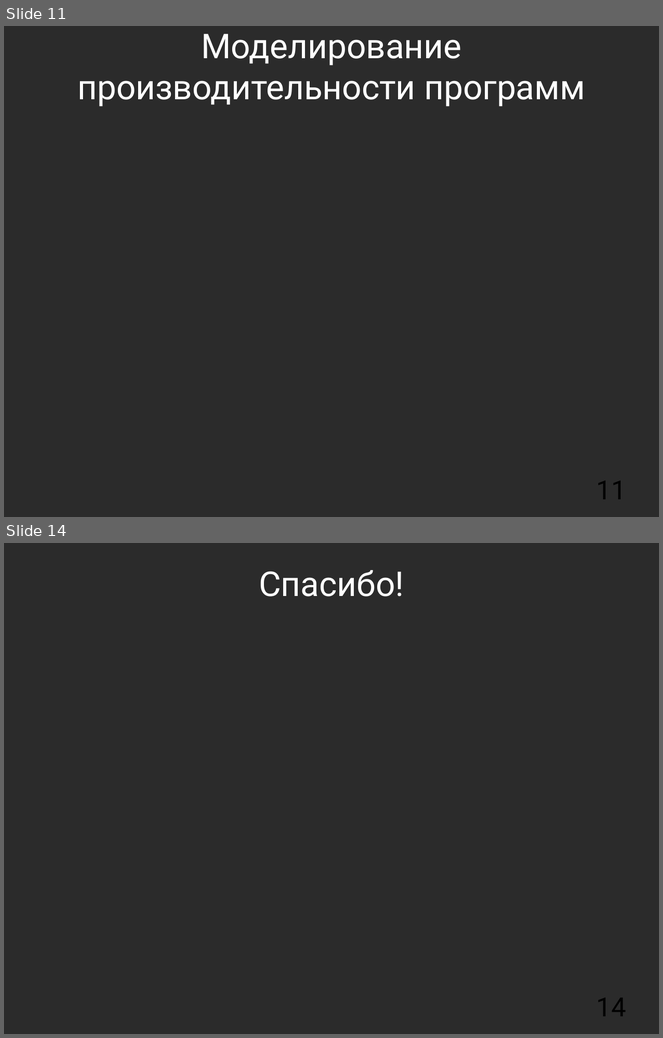
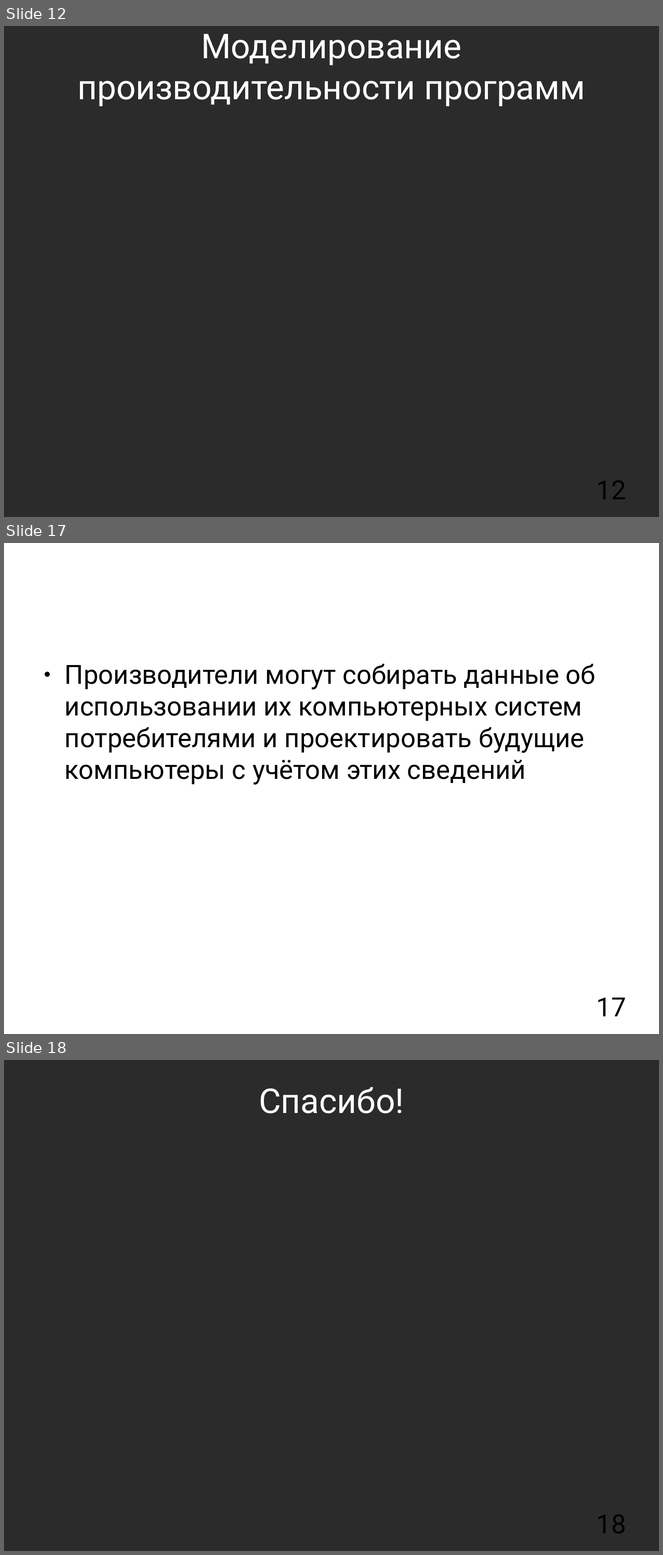
Before and after one commit to mkpankov/adaptor, a slide deck: diploma/defense/keynote.odp. Shown one above the other, each under a label of ours: slides 11 and 14 before the commit, slides 12, 17 and 18 after it; the slides between them are not shown. The pictures are 663x1038 and 663x1555 pixels, drawn with LibreOffice and Linux fonts; fonts in the diff are those of the drawing; background and template pictures are left out; a plain dark background stands for a picture behind light text. Boxes give left, top, right and bottom in pixels: in the first picture for what was removed or moved away, otherwise in the second. Text is boxed around its words. In the diff, an @@ line names an element or a change of style, - is before the commit and + after.

```diff
--- a/diploma/defense/keynote.odp
+++ b/diploma/defense/keynote.odp
@@ slide 17 added at box(4, 543, 659, 1034), background picture (left out) @@
@@ title added at box(37, 558, 626, 609), 41.4 pt, text #FFFFFF @@
+Применение (3)
@@ text added at box(65, 664, 596, 785), 32 pt, text #000000 @@
+● Производители могут собирать данные об использовании их компьютерных систем потребителями и проектировать будущие компьютеры с учётом этих сведений
@@ page number added at box(597, 997, 626, 1017), 32 pt, text #000000 @@
+17
@@ what was slide 11 is now slide 12 @@
@@ page number at box(597, 481, 626, 500): text changed @@
-11
+12
@@ what was slide 14 is now slide 18 @@
@@ page number at box(597, 1515, 626, 1534): text changed @@
-14
+18
```
Also in this commit, not shown: 5 slides changed, 8 other slides added, 2 slides removed.
